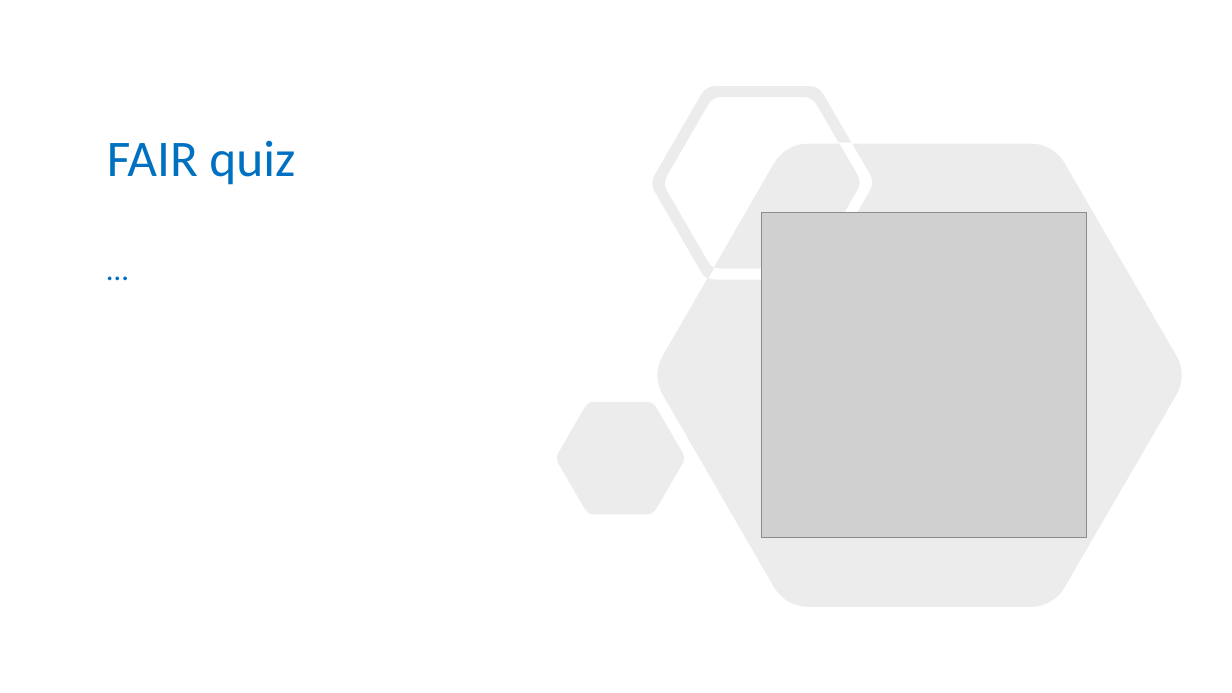
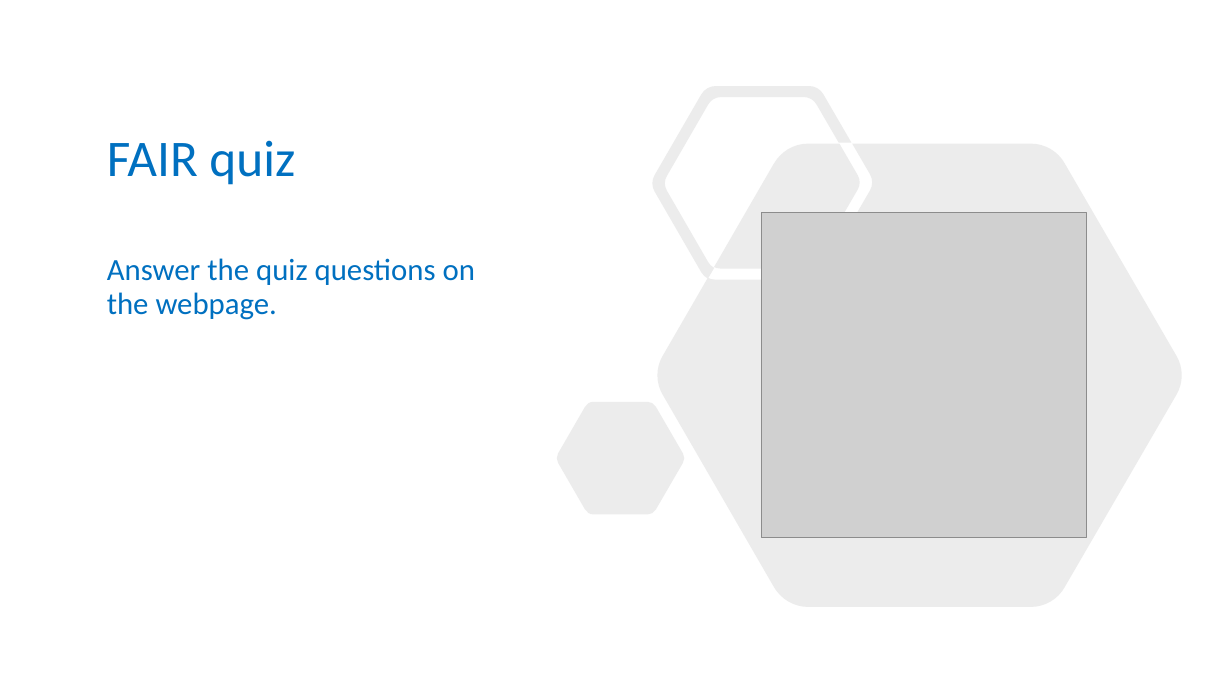
Before and after one commit to carpentries-incubator/fair-for-leaders, a slide deck: slide 17 of instructors/02-Being_FAIR.pptx. Drawn at 1232x693 pixels with LibreOffice and Linux fonts; fonts in the diff are those of the drawing; grey boxes stand for pictures; background and template pictures are left out. Boxes give left, top, right and bottom in pixels: in the first picture for what was removed or moved away, otherwise in the second. Text is boxed around its words. In the diff, an @@ line names an element or a change of style, - is before the commit and + after.

```diff
--- a/instructors/02-Being_FAIR.pptx
+++ b/instructors/02-Being_FAIR.pptx
@@ text at bbox=[107, 258, 475, 320]: text changed @@
-…
+Answer the quiz questions on the webpage.
```
Also in this commit, not shown: 1 other slide changed, 1 other file.
